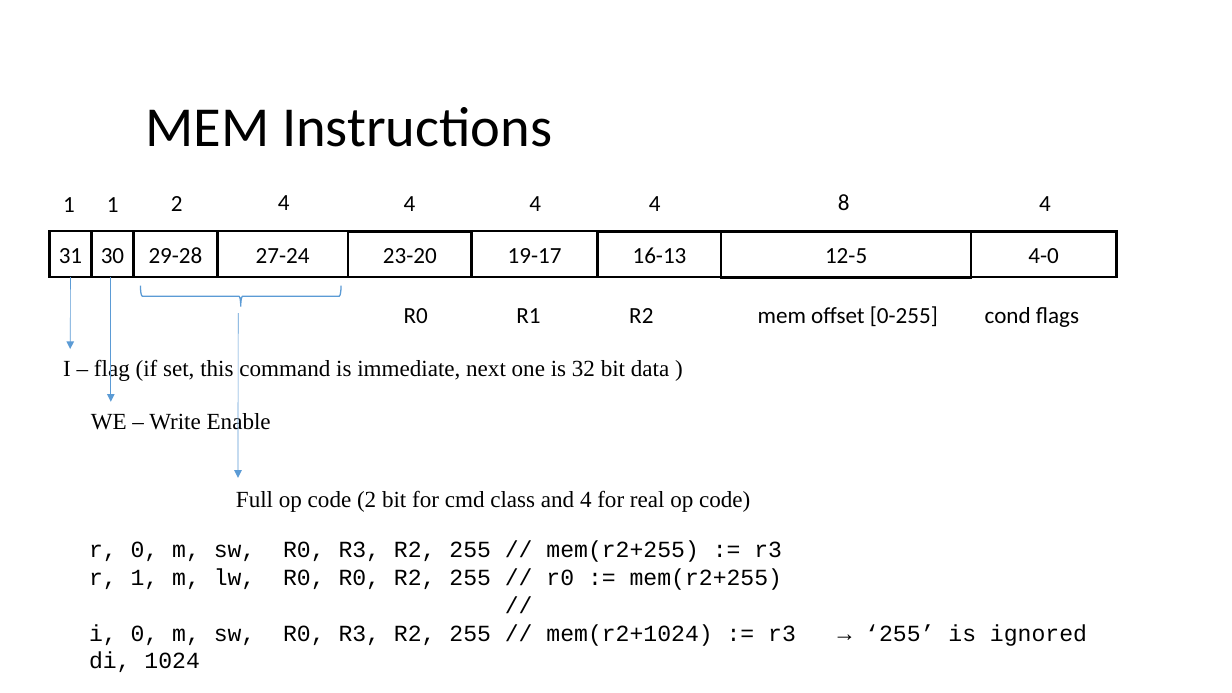
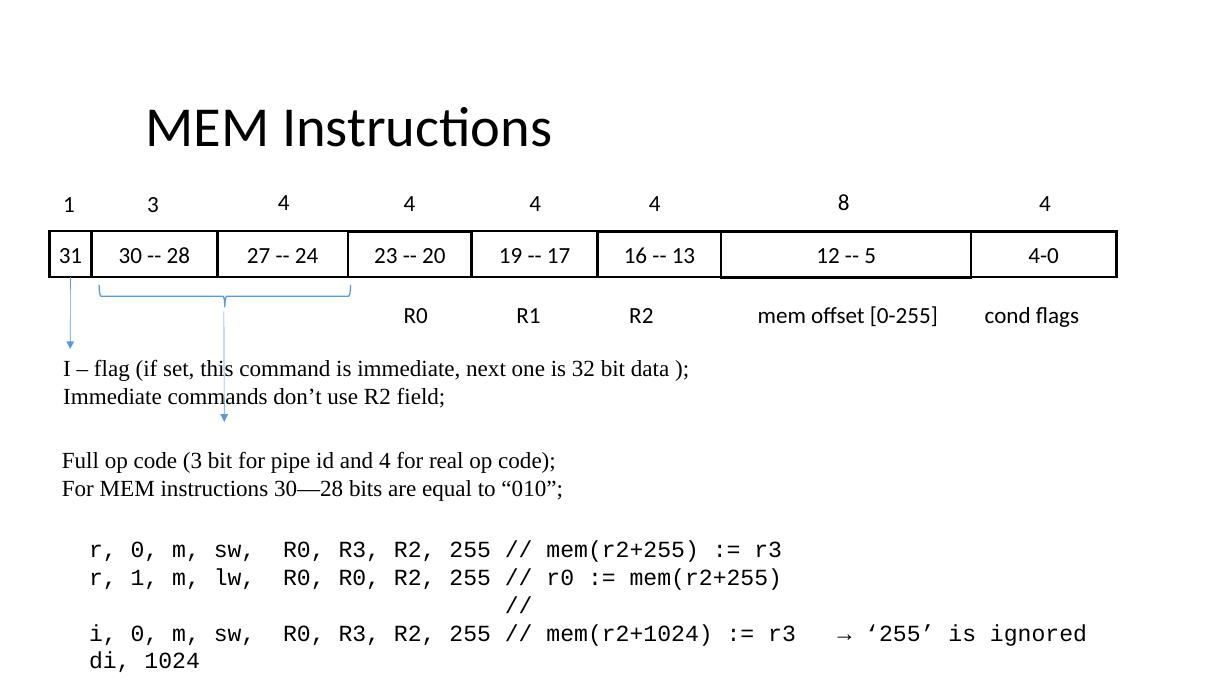
Before and after one commit to FROL256/argon-cpu, a slide deck: slide 3 of DOC/isa_encoding.pptx. Drawn at 1232x693 pixels with LibreOffice and Linux fonts; fonts in the diff are those of the drawing. Boxes give left, top, right and bottom in pixels: in the first picture for what was removed or moved away, otherwise in the second. Text is boxed around its words. In the diff, an @@ line names an element or a change of style, - is before the commit and + after.

Commit message:
edit doc, no more we flag inside the instruction;

```diff
--- a/DOC/isa_encoding.pptx
+++ b/DOC/isa_encoding.pptx
@@ left brace resized from (x1=230, y1=196, x2=251, y2=396) to (x1=213, y1=170, x2=236, y2=421) @@
@@ text removed at (x1=107, y1=197, x2=119, y2=212) @@
-1
@@ text added at (x1=147, y1=197, x2=159, y2=212), 18 pt, text #000000 @@
+3
@@ text removed at (x1=171, y1=196, x2=183, y2=211) @@
-2
@@ rectangle "30 -- 28" resized from (x1=133, y1=231, x2=217, y2=277) to (x1=91, y1=231, x2=218, y2=277) @@
@@ rectangle removed at (x1=91, y1=231, x2=133, y2=277) @@
-30
@@ text in rectangle at (x1=119, y1=247, x2=190, y2=263): text changed @@
-29-28
+30 -- 28
@@ text in rectangle at (x1=247, y1=248, x2=318, y2=263): text changed @@
-27-24
+27 -- 24
@@ text in rectangle at (x1=374, y1=248, x2=445, y2=263): text changed @@
-23-20
+23 -- 20
@@ text in rectangle at (x1=499, y1=248, x2=570, y2=263): text changed @@
-19-17
+19 -- 17
@@ text in rectangle at (x1=624, y1=247, x2=695, y2=263): text changed @@
-16-13
+16 -- 13
@@ text in rectangle at (x1=816, y1=248, x2=876, y2=263): text changed @@
-12-5
+12 -- 5
@@ arrow removed from (111, 277) to (111, 402) @@
@@ arrow moved from (238, 313) - (238, 478) to (224, 311) - (225, 422) @@
@@ text at (x1=63, y1=358, x2=669, y2=410): text changed @@
-I – flag (if set, this command is immediate, next one is 32 bit data )
+I – flag (if set, this command is immediate, next one is 32 bit data );
+Immediate commands don’t use R2 field;
@@ text removed at (x1=91, y1=411, x2=271, y2=435) @@
-WE – Write Enable
@@ text at (x1=62, y1=451, x2=562, y2=501): text changed @@
-Full op code (2 bit for cmd class and 4 for real op code)
+Full op code (3 bit for pipe id and 4 for real op code);
+For MEM instructions 30—28 bits are equal to “010”;
```
Also in this commit, not shown: 1 other slide changed.
